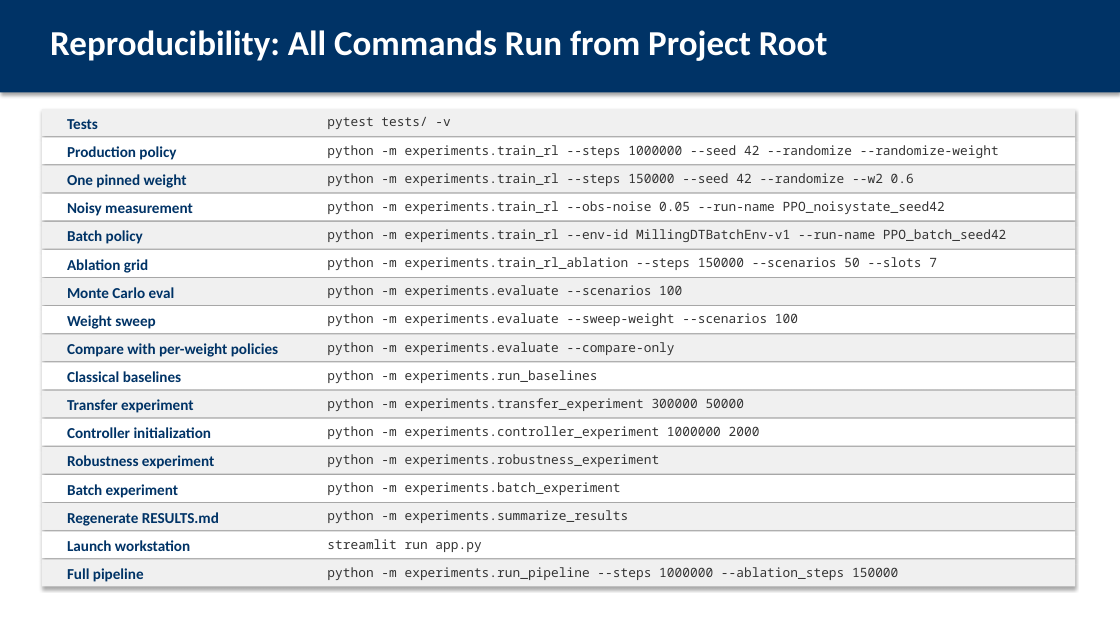
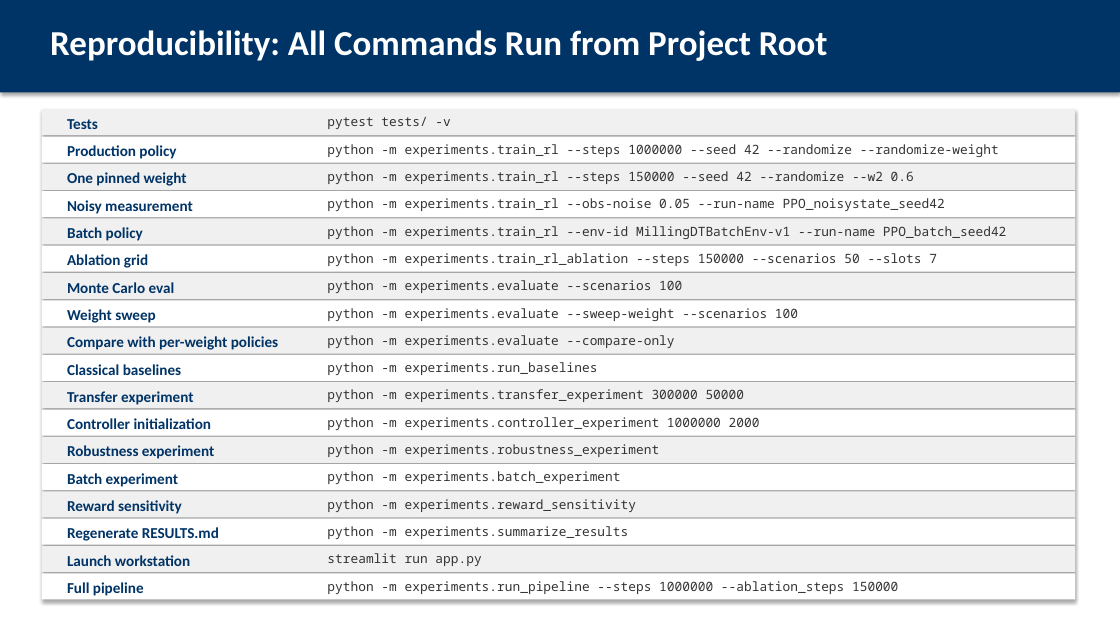
Before and after one commit to AbhinandIITM/AI-in-Mfg, a slide deck: slide 25 of report/presentation.pptx (slide 24 before the commit). Drawn at 1120x630 pixels with LibreOffice and Linux fonts; fonts in the diff are those of the drawing. Boxes give left, top, right and bottom in pixels: in the first picture for what was removed or moved away, otherwise in the second. Text is boxed around its words. In the diff, an @@ line names an element or a change of style, - is before the commit and + after.

Commit message:
docs: the reward sensitivity in the report, the deck and the slides
The report gains a section on the accounting of a rate, the sensitivity table
next to the robustness table, and the rewritten reading of the ideal case:
the two methods are comparable, the learned policy is ahead on the physical
metrics and behind on the tool breakage, and the measured gap is partly the
reward's artifact.

The deck gains two frames and the PowerPoint file a slide. The report is 36
pages, the deck 31 frames, the PowerPoint file 26 slides.

```diff
--- a/report/presentation.pptx
+++ b/report/presentation.pptx
@@ 8 texts, 6 rectangles: place and size @@
-8 texts, 6 rectangles at (42, 194, 1075, 361)
+8 texts, 6 rectangles at (42, 191, 1075, 354)
@@ 10 texts, 6 rectangles: place and size @@
-10 texts, 6 rectangles at (42, 363, 1075, 530)
+10 texts, 6 rectangles at (42, 355, 1075, 518)
@@ text added at (67, 500, 182, 514), 13 pt, text #003366, bold @@
+Reward sensitivity
@@ text at (327, 499, 636, 512): text changed @@
-python -m experiments.summarize_results
+python -m experiments.reward_sensitivity
@@ rectangle: place and size @@
-rectangle at (42, 532, 1075, 559)
+rectangle at (42, 518, 1075, 544)
@@ text added at (327, 526, 629, 539), 11 pt, text #333333 @@
+python -m experiments.summarize_results
@@ rectangle: place and size @@
-rectangle at (42, 560, 1075, 586)
+rectangle at (42, 546, 1075, 572)
@@ 5 texts: place and size @@
-5 texts at (67, 512, 898, 582)
+5 texts at (67, 527, 898, 596)
@@ rectangle added at (42, 574, 1075, 600), fill #FFFFFF @@
```
Also in this commit, not shown: 7 other slides changed, 1 slide added, 5 other files.
